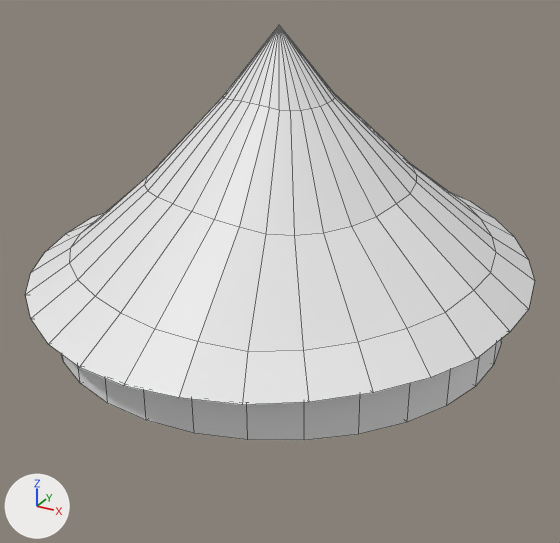
Renders of the FBX model LD46/Assets/Models/hut_01.fbx from each side of a commit.
Before and after are seen from a camera (50 mm lens) standing at (7.73, -14.03, 8.04) and looking at (0.26, -0.46, 1.26). The lights are fixed; the arrows at lower left show +X, +Y and +Z. Mesh edges are drawn as thin lines. Where no turn or scale is listed for an object, it has been applied to the vertices.

In view in the first picture: 'hut_01'.
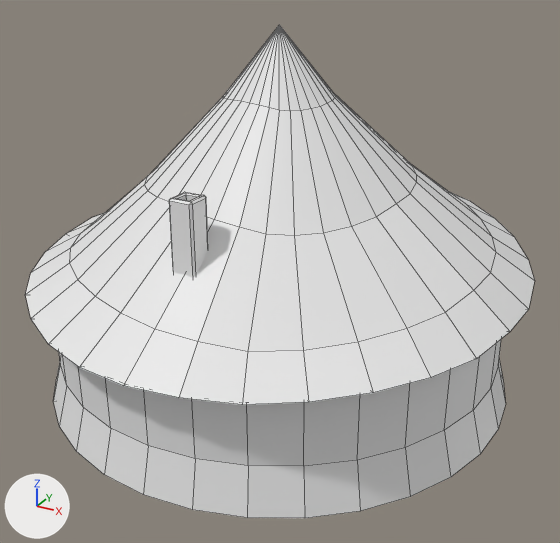
The newer file is also turned or shifted as a whole; pictures and numbers use the older file's frame.

Boxes [x1, y1, x2, y2] around the edits, measured in the pictures (560 x 543 px):
'hut_01', reshaped (19% taller)
    before: [25, 25, 535, 440]
    after: [25, 25, 535, 518]
part 1 of me_hut_01_mesh, added
    after: [169, 192, 208, 277]
part 2 of me_hut_01_mesh, built on
    before: [61, 338, 502, 440]
    after: [53, 339, 506, 518]

Patch to the scene script:
```diff
--- a/LD46/Assets/Models/hut_01.fbx.py
+++ b/LD46/Assets/Models/hut_01.fbx.py
@@ me_hut_01_mesh @@
 # used by ob_hut_01; location = (0.0, 0.0, 0.33)
-me_hut_01_mesh.from_pydata(...)  # 258 vertices, 288 faces; spans x -5.44..5.46, y -5.47..5.46, z -0.32..6.01
+me_hut_01_mesh.from_pydata(...)  # 322 vertices, 348 faces; spans x -5.44..5.46, y -5.47..5.46, z -1.8..6.01
+# me_hut_01_mesh part 1: a new loose piece of 32 vertices spanning x -0.19..0.3, y -3.68..-3.18, z 1.81..3.45
+# me_hut_01_mesh part 2
+# 1 vertex is removed from x 0.0, y 0.0, z -0.32
+# 32 faces are deleted
+# 32 vertices in x -4.94..4.94, y -4.94..4.94, z -0.32 move by (0.0, 0.0, -0.55)
+# 33 vertices are added at x -5.2..5.2, y -5.2..5.2, z -1.8
+# 64 new faces join them
```
